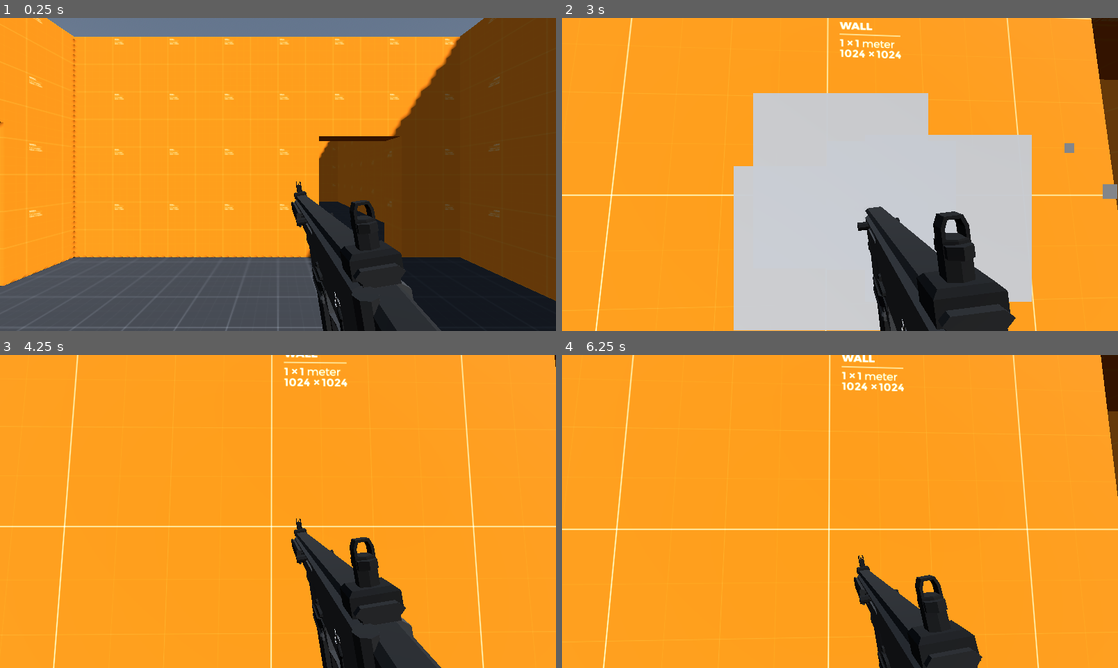
Above: before the commit, frames 1-4 (two rows, left to right).
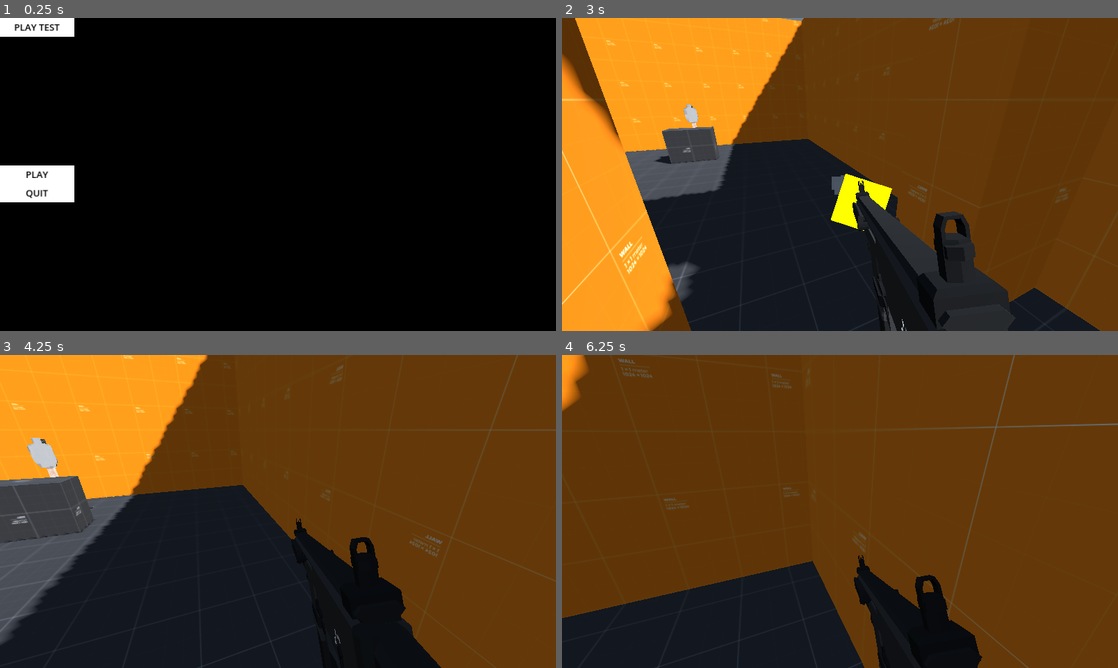
Above: after the commit, the same moments.

Repository: Ieida/Tactical-FPS-Godot
Game: Godot game, scene res://main_menu/main_menu.tscn
Same seed, same stepped clock (60 frames per second), same inputs: the game is played once before the commit and once after it. Before the commit the project starts from res://level_0/level_0.tscn.
Inputs (mouse positions are in pixels of both pictures, inside the frame that each line leads up to):
- Up to frame 1 (0.25 s): no input
- Up to frame 2 (3 s): click (600, 27) at 0.5 s, where only the run after the commit has a clickable "PLAY TEST"; move the mouse to (867, 174) at 1.27 s; hold W (move_forward) from 1.28 s (still down); right-click (867, 174) at 1.35 s; move the mouse to (812, 174) at 2.02 s; tap T (rack_slide) at 2.1 s; move the mouse to (851, 168) at 2.77 s; click (851, 168) at 2.85 s
- Up to frame 3 (4.25 s): keep holding W (move_forward); move the mouse to (272, 517) at 3.52 s; right-click (272, 517) at 3.6 s
- Up to frame 4 (6.25 s): keep holding W (move_forward); move the mouse to (878, 514) at 4.27 s; tap T (rack_slide) at 4.35 s; tap R (reload) at 4.9 s; move the mouse to (795, 508) at 5.02 s; click (795, 508) at 5.1 s; move the mouse to (845, 511) at 5.77 s; right-click (845, 511) at 5.85 s

The runs differ from the first frame. In frame 1, 98% of the frame differs, in the area x 0-100%, y 0-100%; in frame 2, 71%; in frame 3, 85%; in frame 4, 97%.

Commit message:
main menu

Diff:
--- /dev/null
+++ b/main_menu/main_menu.tscn
@@ -0,0 +1,123 @@
+[gd_scene load_steps=8 format=3 uid="uid://bfc5uoymqgvht"]
+
+[ext_resource type="PackedScene" uid="uid://j4mdajbofnrt" path="res://level_0/level_0.tscn" id="1_r6qav"]
+
+[sub_resource type="StyleBoxFlat" id="StyleBoxFlat_nqc85"]
+bg_color = Color(1, 1, 1, 1)
+
+[sub_resource type="StyleBoxFlat" id="StyleBoxFlat_0rt44"]
+bg_color = Color(1, 1, 1, 1)
+expand_margin_right = 64.0
+
+[sub_resource type="StyleBoxFlat" id="StyleBoxFlat_6iyhf"]
+bg_color = Color(1, 1, 1, 0.498039)
+
+[sub_resource type="StyleBoxFlat" id="StyleBoxFlat_3bob7"]
+bg_color = Color(1, 1, 1, 1)
+expand_margin_right = 32.0
+
+[sub_resource type="GDScript" id="GDScript_7nmdu"]
+resource_name = "play_test_button"
+script/source = "extends Button
+
+@onready var preloader = $\"../ResourcePreloader\"
+var test_scene: PackedScene
+
+func _ready():
+	pressed.connect(_on_pressed)
+	test_scene = preloader.get_resource(\"test_level\")
+
+func _on_pressed():
+	get_tree().change_scene_to_packed(test_scene)
+"
+
+[sub_resource type="GDScript" id="GDScript_opjt4"]
+resource_name = "quit_button"
+script/source = "extends Button
+
+func _ready():
+	pressed.connect(_on_pressed)
+
+func _on_pressed():
+	get_tree().quit()
+"
+
+[node name="MainMenu" type="Control"]
+layout_mode = 3
+anchors_preset = 15
+anchor_right = 1.0
+anchor_bottom = 1.0
+grow_horizontal = 2
+grow_vertical = 2
+
+[node name="ResourcePreloader" type="ResourcePreloader" parent="."]
+resources = [PackedStringArray("test_level"), [ExtResource("1_r6qav")]]
+
+[node name="ColorRect" type="ColorRect" parent="."]
+layout_mode = 1
+anchors_preset = 15
+anchor_right = 1.0
+anchor_bottom = 1.0
+grow_horizontal = 2
+grow_vertical = 2
+color = Color(0, 0, 0, 1)
+
+[node name="PlayTestButton" type="Button" parent="."]
+layout_mode = 1
+offset_right = 256.0
+offset_bottom = 64.0
+theme_override_colors/font_color = Color(0, 0, 0, 1)
+theme_override_colors/font_pressed_color = Color(0, 0, 0, 1)
+theme_override_colors/font_hover_color = Color(0, 0, 0, 1)
+theme_override_colors/font_focus_color = Color(0, 0, 0, 1)
+theme_override_colors/font_hover_pressed_color = Color(0, 0, 0, 1)
+theme_override_font_sizes/font_size = 32
+theme_override_styles/normal = SubResource("StyleBoxFlat_nqc85")
+theme_override_styles/hover = SubResource("StyleBoxFlat_0rt44")
+theme_override_styles/pressed = SubResource("StyleBoxFlat_6iyhf")
+theme_override_styles/focus = SubResource("StyleBoxFlat_3bob7")
+text = "PLAY TEST"
+script = SubResource("GDScript_7nmdu")
+
+[node name="PlayButton" type="Button" parent="."]
+layout_mode = 1
+anchors_preset = 4
+anchor_top = 0.5
+anchor_bottom = 0.5
+offset_top = -32.0
+offset_right = 256.0
+offset_bottom = 32.0
+grow_vertical = 2
+theme_override_colors/font_color = Color(0, 0, 0, 1)
+theme_override_colors/font_pressed_color = Color(0, 0, 0, 1)
+theme_override_colors/font_hover_color = Color(0, 0, 0, 1)
+theme_override_colors/font_focus_color = Color(0, 0, 0, 1)
+theme_override_colors/font_hover_pressed_color = Color(0, 0, 0, 1)
+theme_override_font_sizes/font_size = 32
+theme_override_styles/normal = SubResource("StyleBoxFlat_nqc85")
+theme_override_styles/hover = SubResource("StyleBoxFlat_0rt44")
+theme_override_styles/pressed = SubResource("StyleBoxFlat_6iyhf")
+theme_override_styles/focus = SubResource("StyleBoxFlat_3bob7")
+text = "PLAY"
+
+[node name="QuitButton" type="Button" parent="."]
+layout_mode = 1
+anchors_preset = 4
+anchor_top = 0.5
+anchor_bottom = 0.5
+offset_top = 32.0
+offset_right = 256.0
+offset_bottom = 96.0
+grow_vertical = 2
+theme_override_colors/font_color = Color(0, 0, 0, 1)
+theme_override_colors/font_pressed_color = Color(0, 0, 0, 1)
+theme_override_colors/font_hover_color = Color(0, 0, 0, 1)
+theme_override_colors/font_focus_color = Color(0, 0, 0, 1)
+theme_override_colors/font_hover_pressed_color = Color(0, 0, 0, 1)
+theme_override_font_sizes/font_size = 32
+theme_override_styles/normal = SubResource("StyleBoxFlat_nqc85")
+theme_override_styles/hover = SubResource("StyleBoxFlat_0rt44")
+theme_override_styles/pressed = SubResource("StyleBoxFlat_6iyhf")
+theme_override_styles/focus = SubResource("StyleBoxFlat_3bob7")
+text = "QUIT"
+script = SubResource("GDScript_opjt4")
--- a/project.godot
+++ b/project.godot
@@ -11,7 +11,7 @@
 [application]
 
 config/name="Tactical FPS"
-run/main_scene="res://level_0/level_0.tscn"
+run/main_scene="res://main_menu/main_menu.tscn"
 config/features=PackedStringArray("4.2", "GL Compatibility")
 config/icon="res://icon.svg"
 
